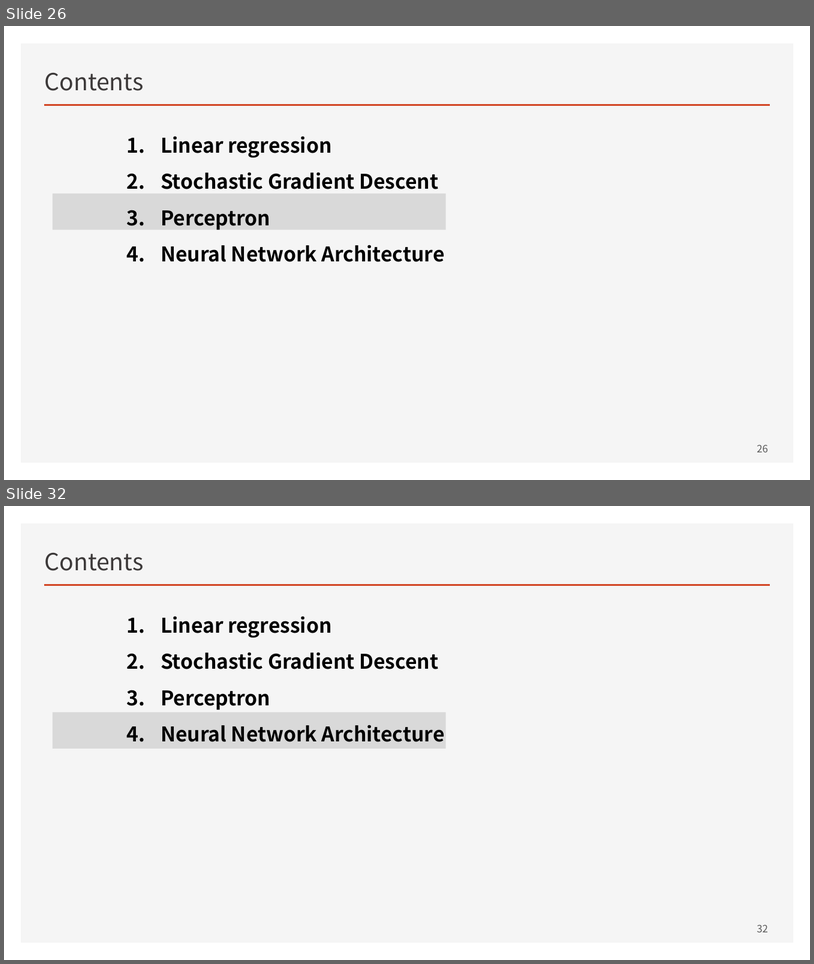
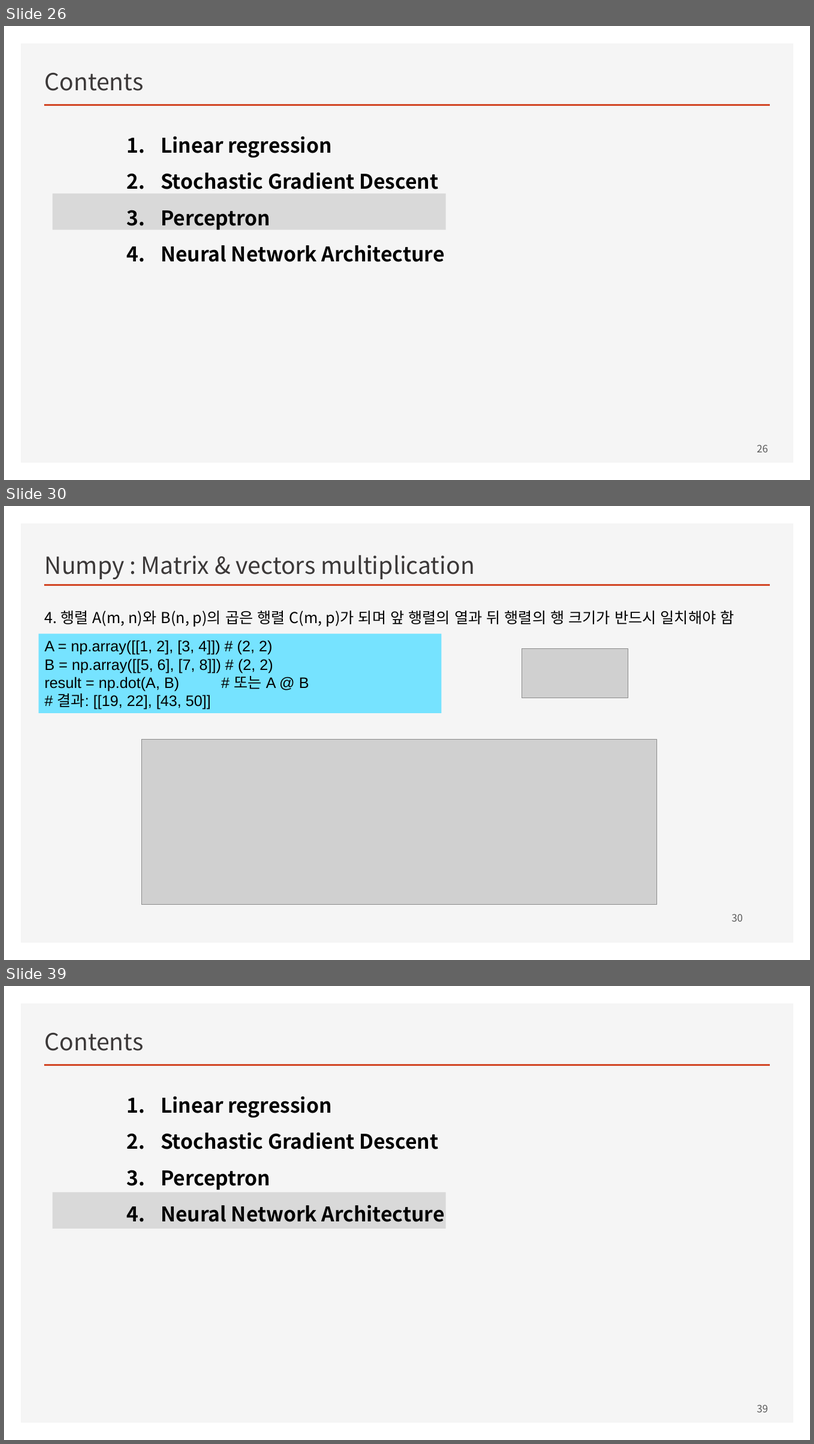
Before and after one commit to ancestor9/mathematics-for-machine-learning, a slide deck: Linear_Algebra/w4_Perceptron_Regression.pptx. Shown one above the other, each under a label of ours: slides 26 and 32 before the commit, slides 26, 30 and 39 after it; the slides between them are not shown. The pictures are 814x964 and 814x1444 pixels, drawn with LibreOffice and Linux fonts; fonts in the diff are those of the drawing; grey boxes stand for pictures; background and template pictures are left out. Boxes give left, top, right and bottom in pixels: in the first picture for what was removed or moved away, otherwise in the second. Text is boxed around its words. In the diff, an @@ line names an element or a change of style, - is before the commit and + after.

```diff
--- a/Linear_Algebra/w4_Perceptron_Regression.pptx
+++ b/Linear_Algebra/w4_Perceptron_Regression.pptx
@@ slide 30 added at <box>4,506,810,960</box>, background #FFFFFF; not listed: 2 template elements that a slide beside it also shows @@
@@ text added at <box>45,555,475,579</box>, 28 pt, text #3B3838 @@
+Numpy : Matrix & vectors multiplication
@@ text added at <box>45,610,735,627</box>, 18 pt, text #000000 @@
+4. 행렬 A(m, n)와 B(n, p)의 곱은 행렬 C(m, p)가 되며 앞 행렬의 열과 뒤 행렬의 행 크기가 반드시 일치해야 함
@@ rectangle added at <box>38,634,441,713</box>, fill #76E3FF, 18 pt, text #000000 @@
+A = np.array([[1, 2], [3, 4]]) # (2, 2)
+B = np.array([[5, 6], [7, 8]]) # (2, 2)
+result = np.dot(A, B) # 또는 A @ B
+# 결과: [[19, 22], [43, 50]]
@@ picture added at <box>522,649,629,699</box> @@
@@ picture added at <box>141,739,657,904</box> @@
@@ page number added at <box>732,913,743,921</box>, 12 pt, text #595959 @@
+30
@@ what was slide 32 is now slide 39 @@
@@ page number at <box>757,1404,768,1412</box>: text changed @@
-32
+39
```
Also in this commit, not shown: 9 slides changed, 6 other slides added.
